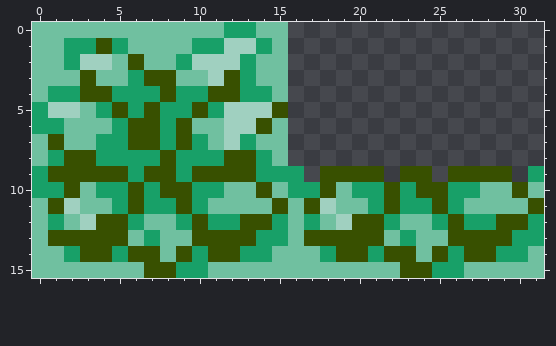
File history of a pixel-art sprite, Assets/Sprites/grass.png. Above, as it was before the edit.
The file is 32x16 pixels.
Once edited:
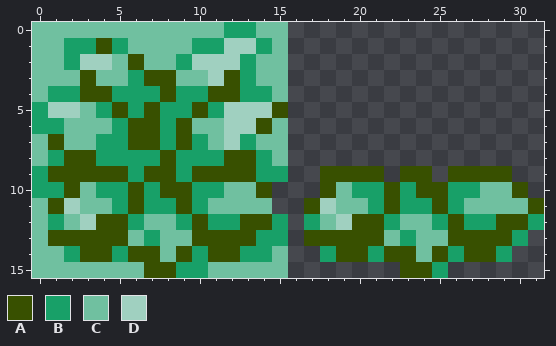
Palette (. is transparent): A #385000  B #18a068  C #70c0a0  D #a0d0c0
Edits made:
y 9: x 16 B -> .; x 31 B -> .
y 10: x 15..17 CBB -> ...; x 31 C -> .
y 11: x 15..16 AC -> ..
y 12: x 16 C -> .
y 13: x 16 C -> .; x 31 B -> .
y 14: x 16..17 CC -> ..; x 30..31 BC -> ..
y 15: x 16..22 CCCCCCC -> .......; x 26..31 BCCCCC -> ......
Boxes around the changes in both pictures, in picture pixels (x1, y1, x2, y2):
erased: (272, 166, 544, 278)
